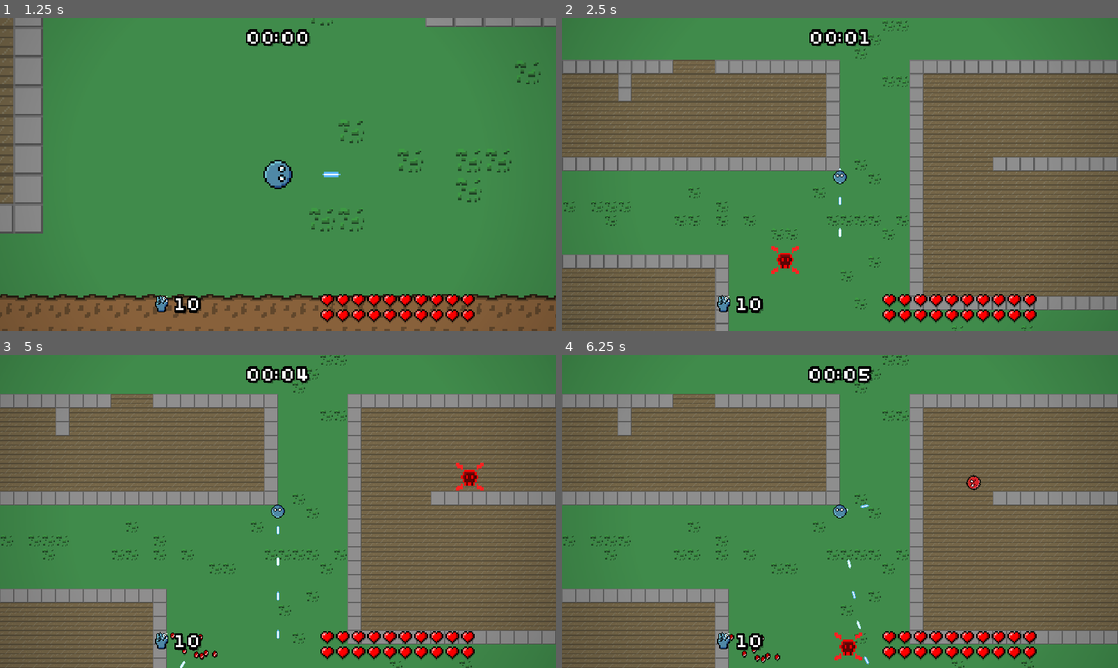
Above: before the commit, frames 1-4 (two rows, left to right).
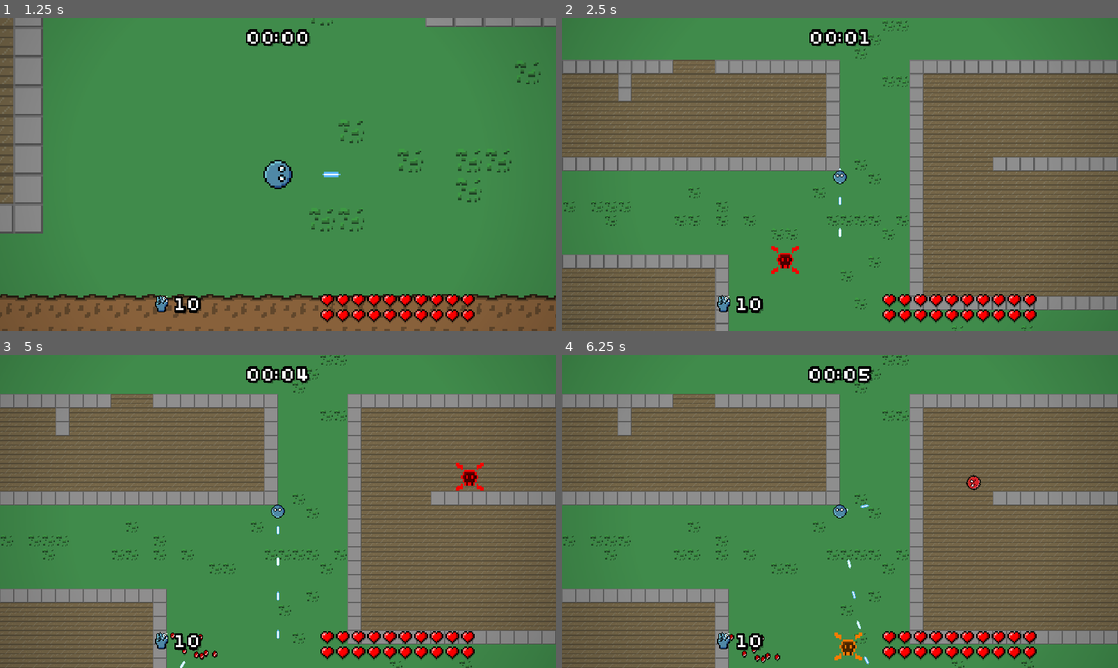
Above: after the commit, the same moments.

Repository: veprogames/top-down-incremental
Game: Godot game, scene res://main_menu/main_menu.tscn
The game is run twice, just before and just after one commit, with the same random seed, the same clock (stepped at 60 frames per second) and the same inputs.
Inputs (mouse positions are in pixels of both pictures, inside the frame that each line leads up to):
- Up to frame 1 (1.25 s): click "Play" at 0.5 s
- Up to frame 2 (2.5 s): move the mouse to (867, 174) at 1.27 s; hold W (player_up) from 1.28 s (still down); move the mouse to (812, 174) at 2.02 s
- Up to frame 3 (5 s): keep holding W (player_up); move the mouse to (289, 505) at 2.77 s; move the mouse to (272, 517) at 3.52 s; move the mouse to (316, 514) at 4.27 s
- Up to frame 4 (6.25 s): keep holding W (player_up); move the mouse to (795, 508) at 5.02 s; move the mouse to (845, 511) at 5.77 s

Frame 1 is identical in both runs. In frame 2, less than 0.1% of the frame differs, in the area x 37-43%, y 72-82%; in frame 3, less than 0.1%; in frame 4, 0.2%, in the area x 49-54%, y 88-98%.

Commit message:
spawn indicator size and coloring

Diff:
--- a/enemy/enemies/enemy_black.tscn
+++ b/enemy/enemies/enemy_black.tscn
@@ -10,6 +10,7 @@
 [node name="EnemyBlack" instance=ExtResource("1_3dxtf")]
 hp = 5e+06
 color = Color(0.12549, 0.12549, 0.12549, 1)
+spawn_indicator_scale = 3.25
 
 [node name="EnemyVisuals" parent="." index="0"]
 texture = ExtResource("2_w7se1")
--- a/enemy/enemies/enemy_blue.tscn
+++ b/enemy/enemies/enemy_blue.tscn
@@ -11,6 +11,7 @@
 [node name="EnemyBlue" instance=ExtResource("1_2th5u")]
 hp = 25000.0
 color = Color(0, 0.25098, 1, 1)
+spawn_indicator_scale = 2.0
 
 [node name="EnemyMoveBehaviorNoise" parent="." index="0" instance=ExtResource("2_k0hjg")]
 speed = 4.0
--- a/enemy/enemies/enemy_cyan.tscn
+++ b/enemy/enemies/enemy_cyan.tscn
@@ -11,6 +11,7 @@
 [node name="EnemyCyan" instance=ExtResource("1_2dewm")]
 hp = 7500.0
 color = Color(0, 1, 1, 1)
+spawn_indicator_scale = 1.75
 
 [node name="EnemyVisuals" parent="." index="0"]
 texture = ExtResource("2_k6xf7")
--- a/enemy/enemies/enemy_green.tscn
+++ b/enemy/enemies/enemy_green.tscn
@@ -11,6 +11,7 @@
 [node name="EnemyGreen" instance=ExtResource("1_ogybm")]
 hp = 2500.0
 color = Color(0, 1, 0, 1)
+spawn_indicator_scale = 1.5
 
 [node name="EnemyVisuals" parent="." index="0"]
 texture = ExtResource("2_nkbcx")
--- a/enemy/enemies/enemy_magenta.tscn
+++ b/enemy/enemies/enemy_magenta.tscn
@@ -12,6 +12,7 @@
 [node name="EnemyMagenta" instance=ExtResource("1_ikw3l")]
 hp = 625000.0
 color = Color(1, 0, 1, 1)
+spawn_indicator_scale = 2.5
 
 [node name="EnemyVisuals" parent="." index="0"]
 texture = ExtResource("2_d66we")
--- a/enemy/enemies/enemy_purple.tscn
+++ b/enemy/enemies/enemy_purple.tscn
@@ -11,6 +11,7 @@
 [node name="EnemyPurple" instance=ExtResource("1_hm0e4")]
 hp = 125000.0
 color = Color(0.501961, 0, 1, 1)
+spawn_indicator_scale = 2.25
 
 [node name="EnemyVisuals" parent="." index="0"]
 texture = ExtResource("2_721r4")
--- a/enemy/enemies/enemy_white.tscn
+++ b/enemy/enemies/enemy_white.tscn
@@ -10,6 +10,7 @@
 [node name="EnemyWhite" instance=ExtResource("1_m2cps")]
 hp = 2e+06
 color = Color(1, 1, 1, 1)
+spawn_indicator_scale = 2.75
 
 [node name="EnemyVisuals" parent="." index="0"]
 texture = ExtResource("2_nw458")
--- a/enemy/enemies/enemy_yellow.tscn
+++ b/enemy/enemies/enemy_yellow.tscn
@@ -11,6 +11,7 @@
 [node name="EnemyYellow" instance=ExtResource("1_ogybm")]
 hp = 500.0
 color = Color(1, 1, 0, 1)
+spawn_indicator_scale = 1.25
 
 [node name="EnemyVisuals" parent="." index="0"]
 texture = ExtResource("2_bg0i7")
--- a/enemy/enemy.gd
+++ b/enemy/enemy.gd
@@ -7,6 +7,7 @@
 
 @export var hp: float = 1 : set = set_hp
 @export var color: Color = Color.RED
+@export var spawn_indicator_scale: float = 1.0
 
 @onready var level: Level = get_tree().current_scene as Level
 @onready var visible_on_screen_notifier_2d: VisibleOnScreenNotifier2D = $VisibleOnScreenNotifier2D
--- a/spawner/enemy_spawn_indicator.gd
+++ b/spawner/enemy_spawn_indicator.gd
@@ -16,6 +16,9 @@
 
 func _ready() -> void:
 	assert(is_instance_valid(level))
+
+	animated_sprite_2d.modulate = enemy.color
+	animated_sprite_2d.scale *= enemy.spawn_indicator_scale
 
 	shape_cast_2d.force_shapecast_update()
 	while is_instance_valid(shape_cast_2d) and shape_cast_2d.get_collision_count() > 0:
Binary file changed: spawner/spawn_indicator_spawning.png
Not shown, changed: spawner/spawn_indicator_spawning.pxo
